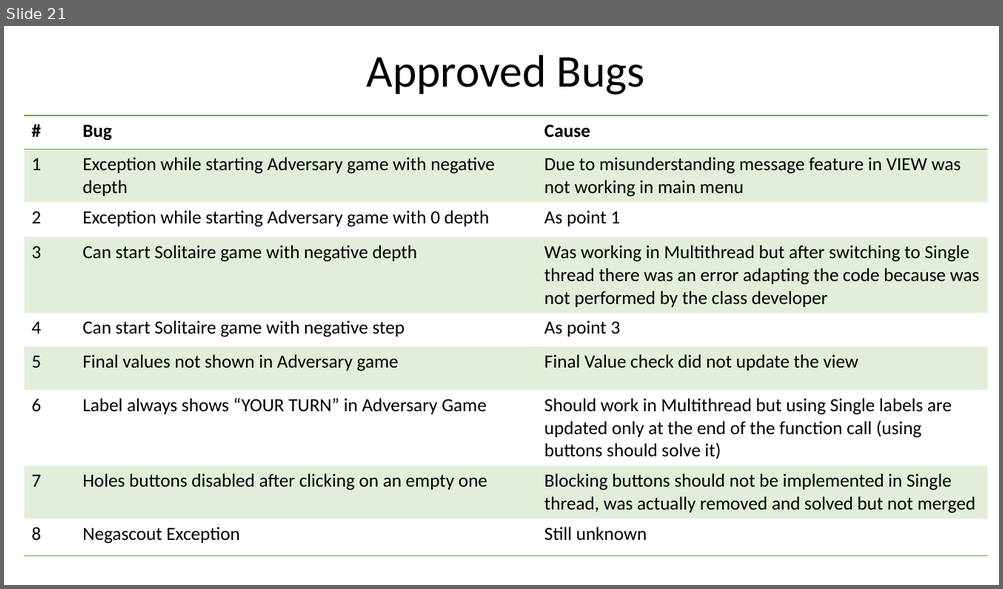
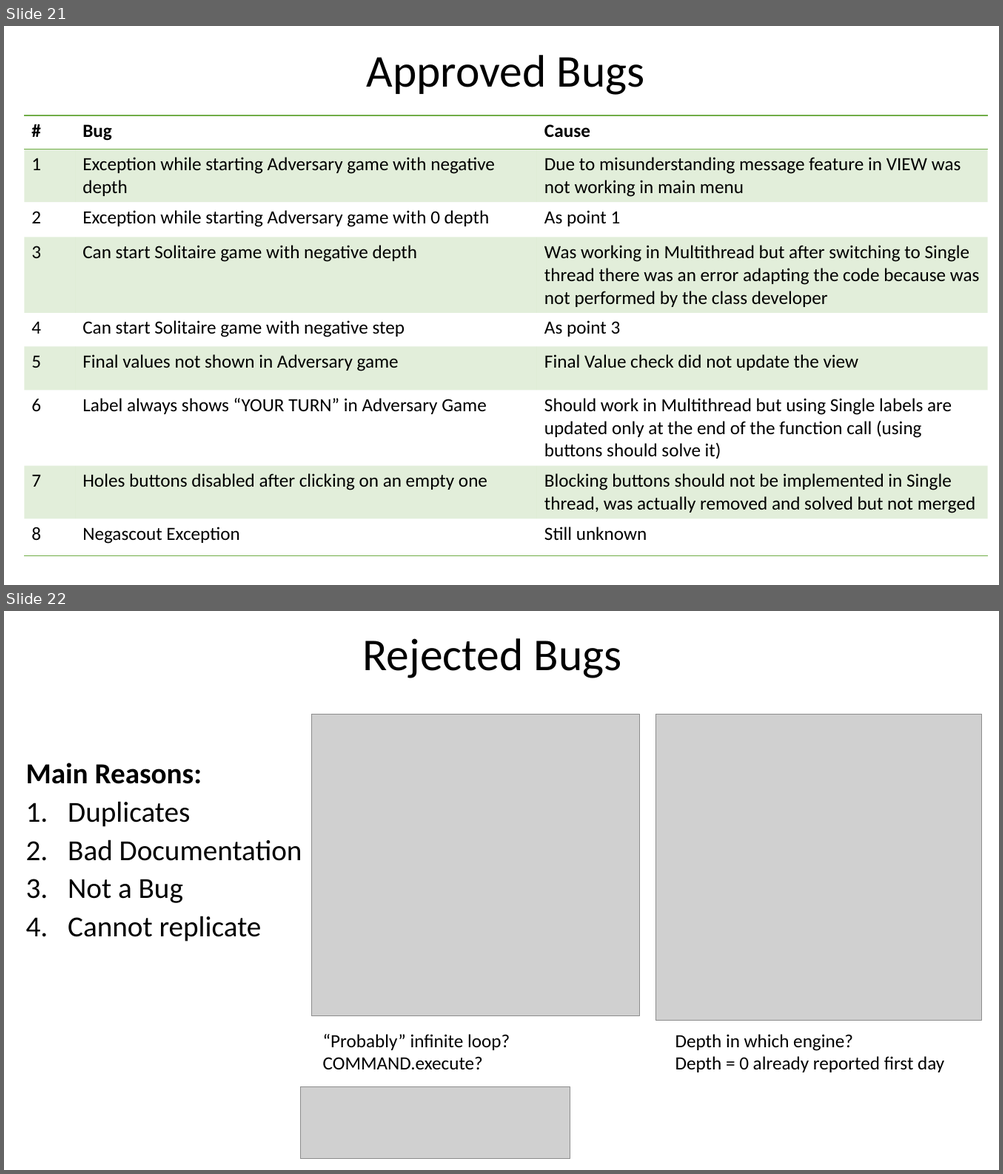
Before and after one commit to Noired/DOSE-Jan-8th-presentation, a slide deck: Slides/massa/massa_slides.pptx. Shown one above the other, each under a label of ours: slide 21 before the commit, slides 21 and 22 after it. The pictures are 1003x589 and 1003x1174 pixels, drawn with LibreOffice and Linux fonts; fonts in the diff are those of the drawing; grey boxes stand for pictures. Boxes give left, top, right and bottom in pixels: in the first picture for what was removed or moved away, otherwise in the second. Text is boxed around its words. In the diff, an @@ line names an element or a change of style, - is before the commit and + after.

Commit message:
added rejected bug slides

```diff
--- a/Slides/massa/massa_slides.pptx
+++ b/Slides/massa/massa_slides.pptx
@@ slide 22 added at box(4, 611, 999, 1170), background #FFFFFF @@
@@ title added at box(362, 638, 622, 678), 44 pt, text #000000 @@
+Rejected Bugs
@@ picture added at box(311, 714, 639, 1016) @@
@@ picture added at box(656, 714, 982, 1021) @@
@@ text added at box(26, 763, 302, 942), 28 pt, text #000000 @@
+Main Reasons:
+1. Duplicates
+2. Bad Documentation
+3. Not a Bug
+4. Cannot replicate
@@ text added at box(323, 1034, 509, 1070), 18 pt, text #000000 @@
+“Probably” infinite loop?
+COMMAND.execute?
@@ text added at box(675, 1034, 944, 1073), 18 pt, text #000000 @@
+Depth in which engine?
+Depth = 0 already reported first day
@@ picture added at box(300, 1088, 570, 1159) @@
```
Also in this commit, not shown: 3 other files.
